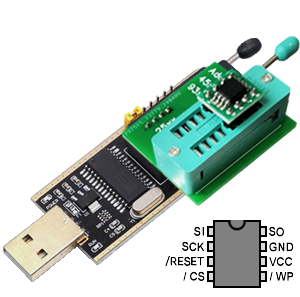
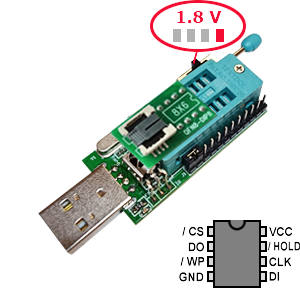
Comparing the layer stacks of the two 300 x 297 images. Changes:
added layer "NAND_adapter" above "SPI" over [110, 80, 218, 171]
hid "pinout_45" over [165, 226, 294, 281]
showed "pinout_25" over [179, 226, 300, 282]
hid "45-adapter" over [121, 35, 300, 207]
added layer "voltage" above "Voltage switch" over [177, 11, 221, 23]
added layer "Voltage switch" above "Слой 1" over [150, 0, 246, 64]
added layer "v1_7" above "Задний план (копия)" over [38, 33, 268, 255]
hid "Задний план (копия)" over [2, 38, 268, 282]